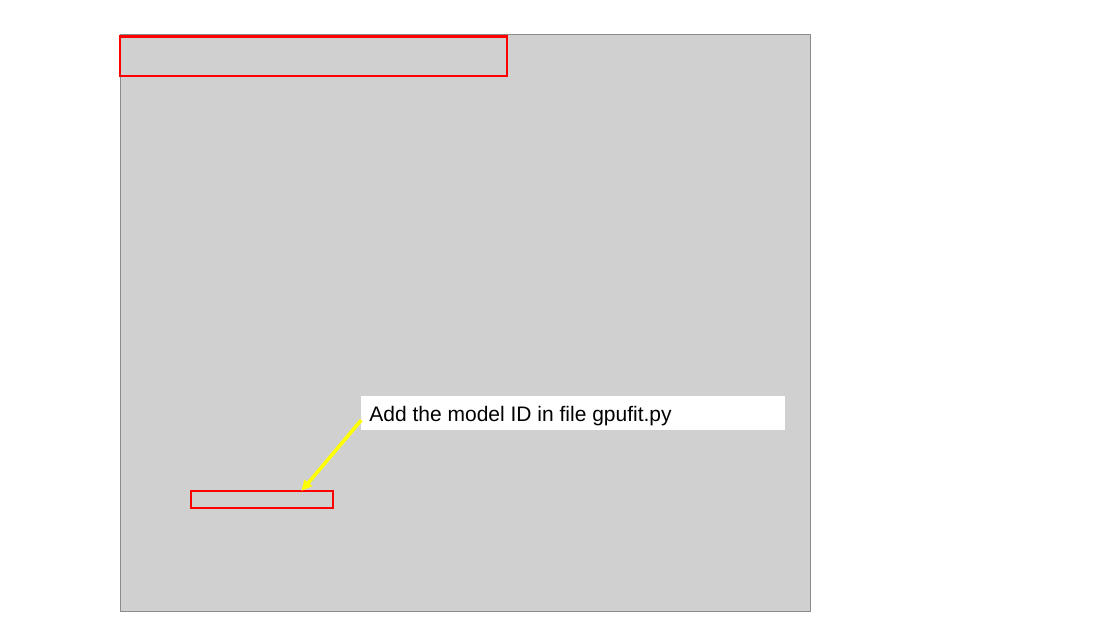
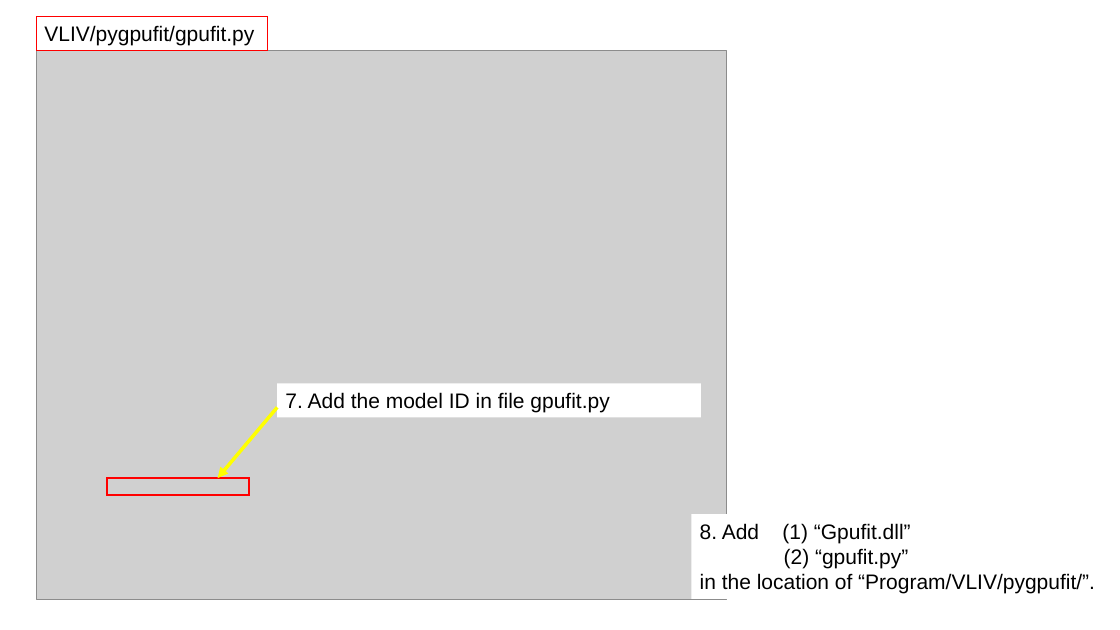
Before and after one commit to ComputationalOpticsGroup/COG-dynamic-OCT-contrast-generation-library, a slide deck: slide 7 of Manual/GPUFit_AddModelFunction.pptx (slide 8 before the commit). Drawn at 1120x630 pixels with LibreOffice and Linux fonts; fonts in the diff are those of the drawing; grey boxes stand for pictures. Boxes give left, top, right and bottom in pixels: in the first picture for what was removed or moved away, otherwise in the second. Text is boxed around its words. In the diff, an @@ line names an element or a change of style, - is before the commit and + after.

```diff
--- a/Manual/GPUFit_AddModelFunction.pptx
+++ b/Manual/GPUFit_AddModelFunction.pptx
@@ rectangle added at box(36, 16, 267, 50), fill #FFFFFF, outline #FF0000 0.75 pt, 18 pt, text #000000 @@
+VLIV/pygpufit/gpufit.py
@@ picture: place and size @@
-picture at box(120, 35, 811, 613)
+picture at box(36, 50, 727, 600)
@@ rectangle removed at box(120, 36, 507, 76) @@
@@ rectangle "7. Add the model ID ...": place and size @@
-rectangle "7. Add the model ID ..." at box(361, 397, 785, 430)
+rectangle "7. Add the model ID ..." at box(277, 383, 701, 417)
@@ arrow moved from (361, 420) - (302, 491) to (277, 408) - (218, 478) @@
@@ text in rectangle at box(285, 392, 609, 412): text changed @@
-Add the model ID in file gpufit.py
+7. Add the model ID in file gpufit.py
@@ rectangle: place and size @@
-rectangle at box(192, 491, 334, 507)
+rectangle at box(108, 478, 250, 495)
@@ text added at box(700, 523, 1095, 594), 18 pt, text #000000 @@
+8. Add (1) “Gpufit.dll”
+(2) “gpufit.py”
+in the location of “Program/VLIV/pygpufit/”.
```
Also in this commit, not shown: 3 other slides changed, 1 slide removed, 4 other files.
